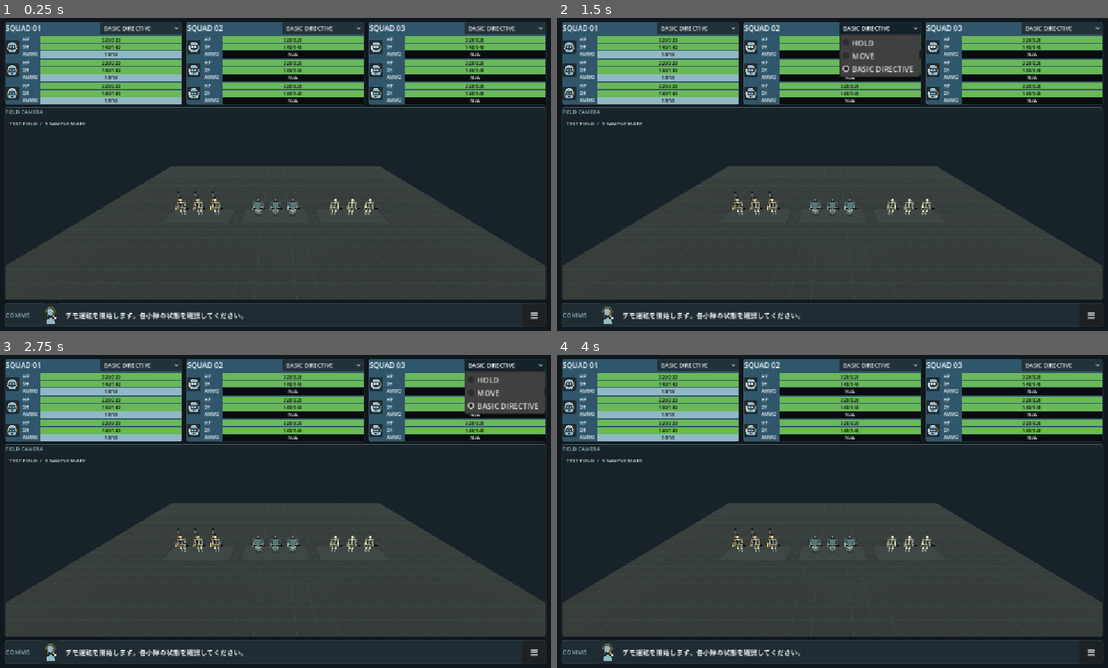
Above: before the commit, frames 1-4 (two rows, left to right).
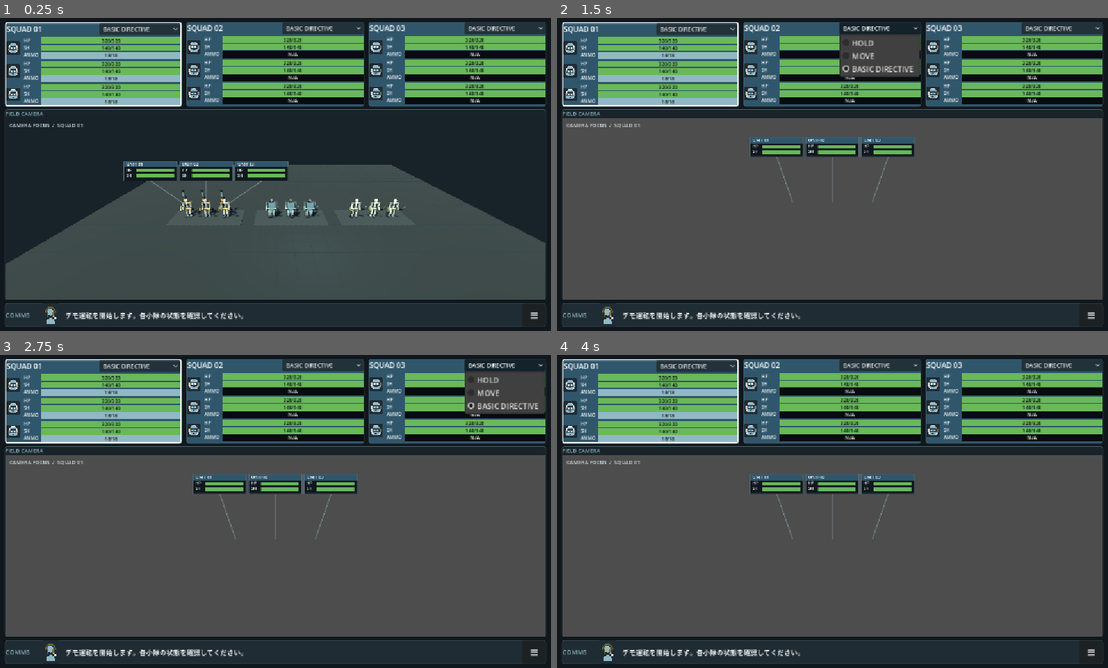
Above: after the commit, the same moments.

Repository: TakutoMiura/mate-prototype
Game: Godot game, scene res://Scenes/combat_hud.tscn
Two runs of this game, one before a commit and one after it. Both use one fixed random seed, a clock stepped at 60 frames per second and the inputs below.
Inputs:
- Up to frame 1 (0.25 s): no input
- Up to frame 2 (1.5 s): click "BASIC DIRECTIVE" at 0.5 s; click "BASIC DIRECTIVE" at 1.25 s
- Up to frame 3 (2.75 s): click "BASIC DIRECTIVE" at 2 s
- Up to frame 4 (4 s): click "≡" at 2.75 s; click "×" at 3.5 s

The runs differ from the first frame. In frame 1, 8.8% of the frame differs, in the area x 0-99%, y 1-80%; in frame 2, 29%, in the area x 0-99%, y 1-90%; in frame 3, 29%; in frame 4, 29%.

Commit message:
feat: add tactical pause and default squad selection

Diff:
--- a/Scripts/UI/combat_hud.gd
+++ b/Scripts/UI/combat_hud.gd
@@ -15,12 +15,14 @@
 var _selected_squad: int = 0
 var _squad_row: HBoxContainer
 var _camera_status_label: Label
+var _pause_status_panel: PanelContainer
 var _communication_panel: CommunicationPanel
 var _test_field: TestField
 var _unit_status_overlay: UnitStatusOverlay
 
 
 func _ready() -> void:
+	process_mode = Node.PROCESS_MODE_ALWAYS
 	set_anchors_and_offsets_preset(Control.PRESET_FULL_RECT)
 	_build_layout()
 	if directive_library == null:
@@ -37,6 +39,7 @@
 		set_squads(empty_squads)
 	else:
 		_refresh_squad_panels()
+	_on_squad_selected(1)
 
 
 func set_squads(squads: Array[HudSquadData]) -> void:
@@ -125,6 +128,7 @@
 	viewport_container.add_child(viewport)
 	_test_field = TEST_FIELD_SCENE.instantiate() as TestField
 	_test_field.squad_selection_requested.connect(_on_squad_selected)
+	_test_field.tactical_pause_changed.connect(_on_tactical_pause_changed)
 	viewport.add_child(_test_field)
 	_test_field.prepare()
 	_unit_status_overlay = UNIT_STATUS_OVERLAY_SCRIPT.new() as UnitStatusOverlay
@@ -139,6 +143,24 @@
 	_camera_status_label.add_theme_font_size_override("font_size", 11)
 	_camera_status_label.mouse_filter = Control.MOUSE_FILTER_IGNORE
 	viewport_overlay.add_child(_camera_status_label)
+
+	_pause_status_panel = PanelContainer.new()
+	_pause_status_panel.name = "TacticalPauseStatus"
+	_pause_status_panel.set_anchors_preset(Control.PRESET_CENTER_TOP)
+	_pause_status_panel.offset_left = -150
+	_pause_status_panel.offset_top = 34
+	_pause_status_panel.offset_right = 150
+	_pause_status_panel.offset_bottom = 66
+	_pause_status_panel.add_theme_stylebox_override("panel", _panel_style(Color("#263D46")))
+	_pause_status_panel.mouse_filter = Control.MOUSE_FILTER_IGNORE
+	_pause_status_panel.visible = false
+	var pause_status_label := Label.new()
+	pause_status_label.text = "TACTICAL PAUSE  /  SPACE TO RESUME"
+	pause_status_label.horizontal_alignment = HORIZONTAL_ALIGNMENT_CENTER
+	pause_status_label.add_theme_color_override("font_color", Color("#E4E5D9"))
+	pause_status_label.add_theme_font_size_override("font_size", 12)
+	_pause_status_panel.add_child(pause_status_label)
+	viewport_overlay.add_child(_pause_status_panel)
 
 	_communication_panel = CommunicationPanel.new()
 	layout.add_child(_communication_panel)
@@ -177,6 +199,11 @@
 			squad.active_order_id = order_id
 			break
 	squad_order_change_requested.emit(squad_number, order_id)
+
+
+func _on_tactical_pause_changed(is_paused: bool) -> void:
+	if _pause_status_panel != null:
+		_pause_status_panel.visible = is_paused
 
 
 func _panel_style(color: Color) -> StyleBoxFlat:
--- a/Scripts/World/test_field.gd
+++ b/Scripts/World/test_field.gd
@@ -3,6 +3,7 @@
 
 signal squad_selection_requested(squad_number: int)
 signal view_changed
+signal tactical_pause_changed(is_paused: bool)
 
 const MATE_UNIT_STATE_SCRIPT := preload("res://Scripts/Data/mate_unit_state.gd")
 const SQUAD_COLORS := [Color("#D39B4C"), Color("#6A9AA9"), Color("#879C68")]
@@ -55,6 +56,7 @@
 var _squad_centers: Array[Vector3] = []
 var _squad_states: Array[Array] = []
 var _squad_mates: Array[Array] = []
+var _simulation_root: Node3D
 var _squad_waypoints: Array[Array] = []
 var _squad_headings: Array[float] = []
 var _waypoint_visual: MeshInstance3D
@@ -66,6 +68,7 @@
 
 
 func _ready() -> void:
+	process_mode = Node.PROCESS_MODE_ALWAYS
 	_register_camera_actions()
 	prepare()
 
@@ -155,7 +158,9 @@
 
 
 func _process(delta: float) -> void:
-	var squads_active := _process_squad_movement(delta)
+	var squads_active := false
+	if not get_tree().paused:
+		squads_active = _process_squad_movement(delta)
 	var pan_input := Vector2(
 		float(Input.is_action_pressed("camera_pan_right")) - float(Input.is_action_pressed("camera_pan_left")),
 		float(Input.is_action_pressed("camera_pan_backward")) - float(Input.is_action_pressed("camera_pan_forward"))
@@ -427,7 +432,13 @@
 func _unhandled_key_input(event: InputEvent) -> void:
 	if not event is InputEventKey or not event.pressed or event.echo:
 		return
-	if Input.is_action_just_pressed("select_squad_1"):
+	if Input.is_action_just_pressed("toggle_tactical_pause"):
+		get_tree().paused = not get_tree().paused
+		tactical_pause_changed.emit(get_tree().paused)
+		_set_continuous_rendering(false)
+		_request_viewport_render()
+		get_viewport().set_input_as_handled()
+	elif Input.is_action_just_pressed("select_squad_1"):
 		squad_selection_requested.emit(1)
 		get_viewport().set_input_as_handled()
 	elif Input.is_action_just_pressed("select_squad_2"):
@@ -524,6 +535,7 @@
 	_register_key_action("select_squad_1", KEY_1)
 	_register_key_action("select_squad_2", KEY_2)
 	_register_key_action("select_squad_3", KEY_3)
+	_register_key_action("toggle_tactical_pause", KEY_SPACE)
 
 
 func _register_key_action(action_name: StringName, key: Key) -> void:
@@ -641,6 +653,11 @@
 
 
 func _build_sample_mates() -> void:
+	# Place moving actors, enemies, and projectiles here so tree pause freezes them.
+	_simulation_root = Node3D.new()
+	_simulation_root.name = "SimulationRoot"
+	_simulation_root.process_mode = Node.PROCESS_MODE_PAUSABLE
+	add_child(_simulation_root)
 	if equipment_catalog == null:
 		push_error("Test field has no EquipmentCatalog resource.")
 		return
@@ -683,6 +700,6 @@
 			)
 			squad_states.append(unit_state)
 			squad_mates.append(mate)
-			add_child(mate)
+			_simulation_root.add_child(mate)
 		_squad_states.append(squad_states)
 		_squad_mates.append(squad_mates)
Not shown, changed: Documents/ACCEPTANCE_TESTS.md
Not shown, changed: Documents/INPUT_SPEC.md
